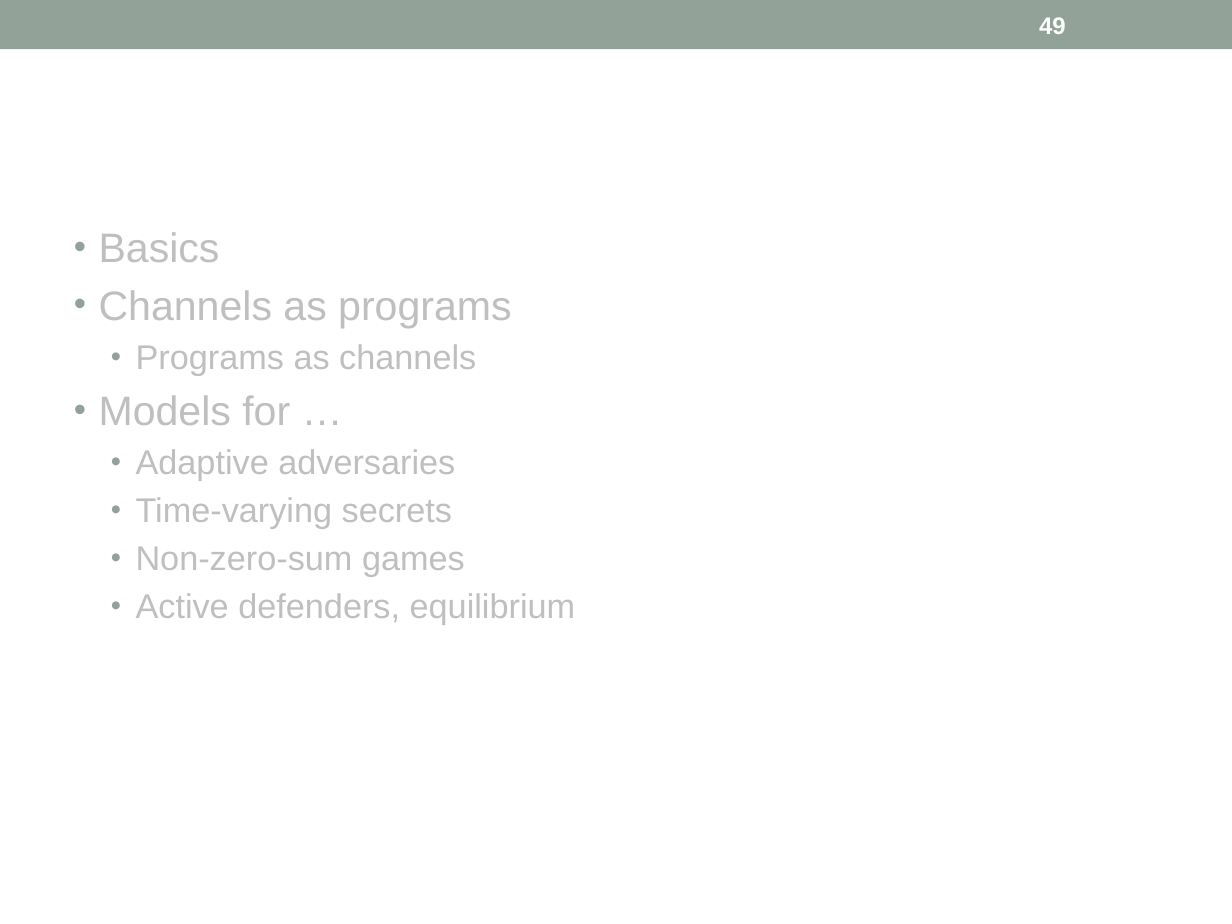
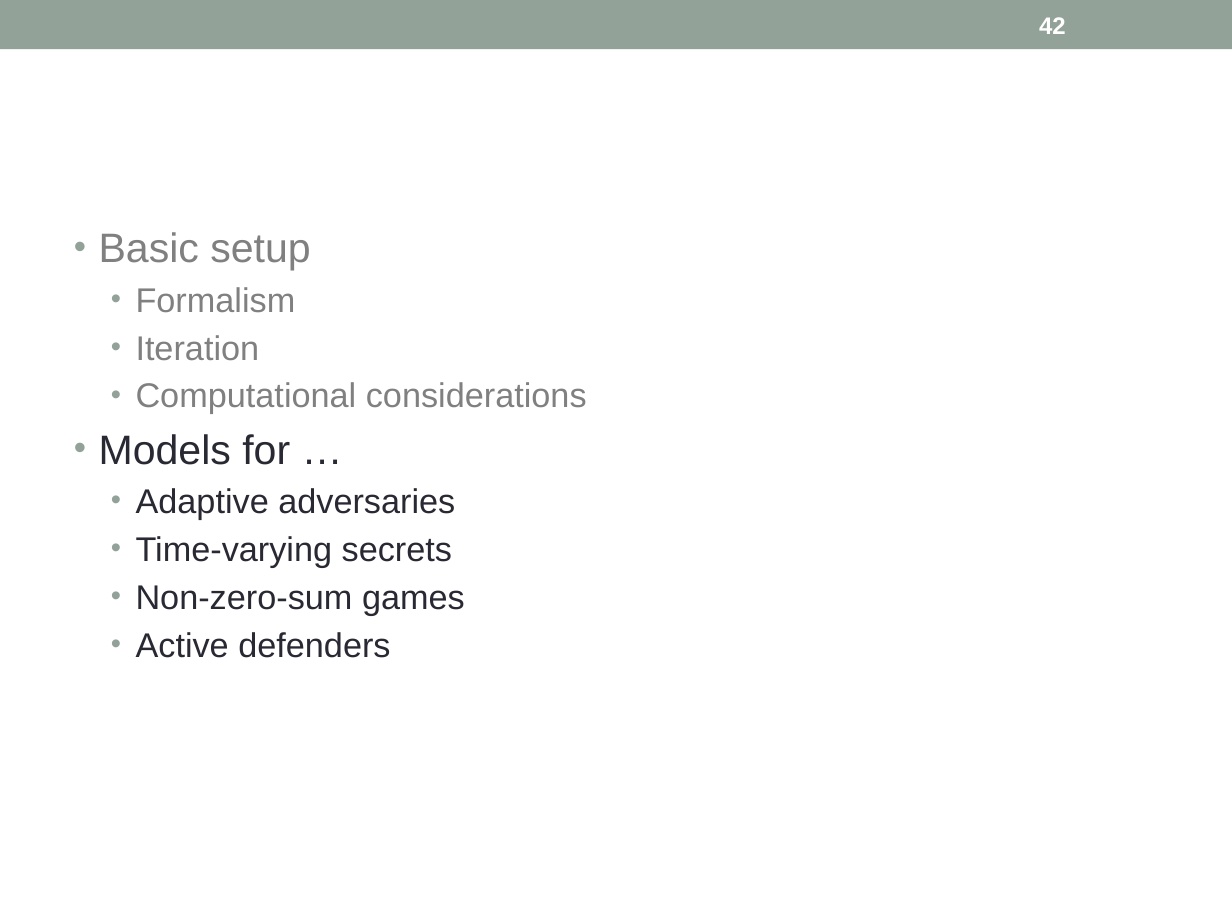
Before and after one commit to piotrm0/piotrm0.github.io, a slide deck: slide 42 of docs/mardziel15hcss.pres.pptx (slide 49 before the commit). Drawn at 1232x924 pixels with LibreOffice and Linux fonts; fonts in the diff are those of the drawing. Boxes give left, top, right and bottom in pixels: in the first picture for what was removed or moved away, otherwise in the second. Text is boxed around its words. In the diff, an @@ line names an element or a change of style, - is before the commit and + after.

```diff
--- a/docs/mardziel15hcss.pres.pptx
+++ b/docs/mardziel15hcss.pres.pptx
@@ page number at bbox=[1039, 17, 1066, 34]: text changed @@
-49
+42
@@ text at bbox=[99, 232, 587, 414]: text changed; size 24 to 20 pt; text colour #BFBFBF to #808080 @@
-• Basics
-• Channels as programs
-  • Programs as channels
+• Basic setup
+  • Formalism
+  • Iteration
+  • Computational considerations
@@ text at bbox=[99, 434, 465, 615]: text colour #BFBFBF to #292934 in "Models for …", "Adaptive adversaries", "Time-varying secrets", "Non-zero-sum games" @@
@@ text at bbox=[136, 632, 390, 658]: text changed; text colour #BFBFBF to #292934 @@
-  • Active defenders, equilibrium
+  • Active defenders
```
Also in this commit, not shown: 39 other slides changed, 6 slides added, 2 slides removed, 1 other file.
